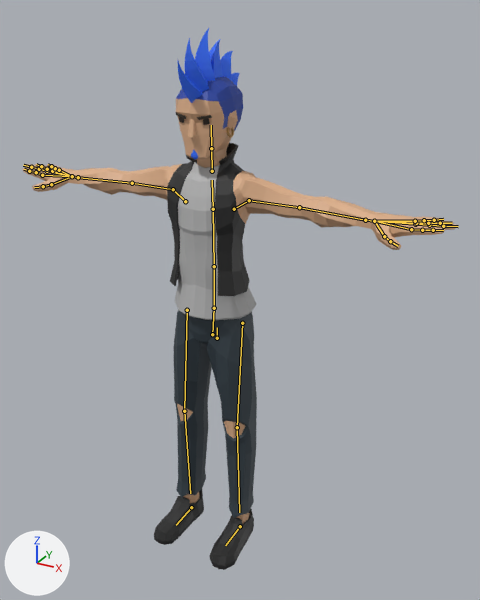
The glTF model js/models/avatars/club-crowd-m5.glb as it was, and as the next commit left it.
Rendered twice from a 50 mm lens placed at (1.172, -1.978, 2.021), pointed at (0.106, -0.039, 1.052). The lights are fixed; the arrows at lower left show +X, +Y and +Z. The first picture is the older version. The bones that change, and the others that lie on the model, are drawn over the model as lines.

The first picture shows 'Punk_Body'.
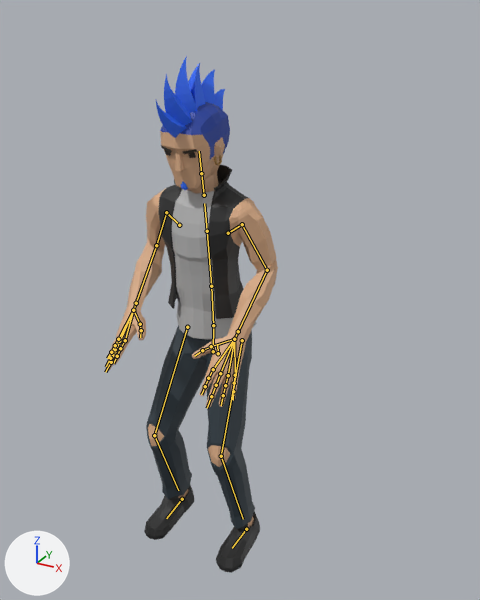
The newer file adds an action. The first version stands in its rest pose; the second is drawn at frame 11 of the action 'Groove_SideTap'.

Patch to the scene script:
```diff
--- a/js/models/avatars/club-crowd-m5.glb.py
+++ b/js/models/avatars/club-crowd-m5.glb.py
@@ bone_body @@
 bone_body = bpy.data.objects['CharacterArmature'].pose.bones['Body']  # child of 'Root'
-bone_body.location = (0.0, 0.0, 0.0)
-bone_body.rotation_quaternion = (1.0, 0.0, 0.0, 0.0)  # degrees (0, 0, 0)
+bone_body.location = (0.004, -0.067, 0.0)
+bone_body.rotation_quaternion = (0.999, 0.039, -0.004, 0.004)  # degrees (4, 0, 0)
@@ bone_neck @@
 bone_neck = bpy.data.objects['CharacterArmature'].pose.bones['Neck']  # child of 'Chest'
-bone_neck.rotation_quaternion = (1.0, 0.0, 0.0, 0.0)  # degrees (0, 0, 0)
+bone_neck.rotation_quaternion = (1.0, 0.015, -0.004, 0.001)  # degrees (2, 0, 0)
@@ bone_head @@
 bone_head = bpy.data.objects['CharacterArmature'].pose.bones['Head']  # child of 'Neck'
-bone_head.rotation_quaternion = (1.0, 0.0, 0.0, 0.0)  # degrees (0, 0, 0)
+bone_head.rotation_quaternion = (1.0, 0.022, -0.005, 0.001)  # degrees (3, -1, 0)
@@ bone_upperarm_l @@
 bone_upperarm_l = bpy.data.objects['CharacterArmature'].pose.bones['UpperArm.L']  # child of 'Shoulder.L'
-bone_upperarm_l.rotation_quaternion = (1.0, 0.0, 0.0, 0.0)  # degrees (0, 0, 0)
+bone_upperarm_l.rotation_quaternion = (0.841, -0.531, -0.041, 0.1)  # degrees (-64, 2, 12)
@@ bone_lowerarm_l @@
 bone_lowerarm_l = bpy.data.objects['CharacterArmature'].pose.bones['LowerArm.L']  # child of 'UpperArm.L'
-bone_lowerarm_l.rotation_quaternion = (1.0, 0.0, 0.0, 0.0)  # degrees (0, 0, 0)
+bone_lowerarm_l.rotation_quaternion = (0.8, -0.121, 0.37, -0.456)  # degrees (-37, 29, -69)
@@ bone_wrist_l @@
 bone_wrist_l = bpy.data.objects['CharacterArmature'].pose.bones['Wrist.L']  # child of 'LowerArm.L'
-bone_wrist_l.rotation_quaternion = (1.0, 0.0, 0.0, 0.0)  # degrees (0, 0, 0)
+bone_wrist_l.rotation_quaternion = (0.999, -0.011, -0.022, -0.039)  # degrees (-1, -3, -4)
@@ bone_upperarm_r @@
 bone_upperarm_r = bpy.data.objects['CharacterArmature'].pose.bones['UpperArm.R']  # child of 'Shoulder.R'
-bone_upperarm_r.rotation_quaternion = (1.0, 0.0, 0.0, 0.0)  # degrees (0, 0, 0)
+bone_upperarm_r.rotation_quaternion = (-0.858, 0.496, -0.041, 0.128)  # degrees (-60, -3, -15)
@@ bone_lowerarm_r @@
 bone_lowerarm_r = bpy.data.objects['CharacterArmature'].pose.bones['LowerArm.R']  # child of 'UpperArm.R'
-bone_lowerarm_r.rotation_quaternion = (1.0, 0.0, 0.0, 0.0)  # degrees (0, 0, 0)
+bone_lowerarm_r.rotation_quaternion = (-0.772, 0.117, 0.369, -0.504)  # degrees (-38, -27, 76)
@@ bone_wrist_r @@
 bone_wrist_r = bpy.data.objects['CharacterArmature'].pose.bones['Wrist.R']  # child of 'LowerArm.R'
-bone_wrist_r.rotation_quaternion = (1.0, 0.0, 0.0, 0.0)  # degrees (0, 0, 0)
+bone_wrist_r.rotation_quaternion = (-0.999, 0.01, -0.02, -0.039)  # degrees (-1, 2, 4)
@@ bone_upperleg_l @@
 bone_upperleg_l = bpy.data.objects['CharacterArmature'].pose.bones['UpperLeg.L']  # child of 'Body'
-bone_upperleg_l.rotation_quaternion = (1.0, 0.0, 0.0, 0.0)  # degrees (0, 0, 0)
+bone_upperleg_l.rotation_quaternion = (0.979, -0.012, -0.005, 0.204)  # degrees (-1, 0, 24)
@@ bone_lowerleg_l @@
 bone_lowerleg_l = bpy.data.objects['CharacterArmature'].pose.bones['LowerLeg.L']  # child of 'UpperLeg.L'
-bone_lowerleg_l.rotation_quaternion = (1.0, 0.0, 0.0, 0.0)  # degrees (0, 0, 0)
+bone_lowerleg_l.rotation_quaternion = (-0.951, -0.31, -0.007, 0.001)  # degrees (36, 1, 0)
@@ bone_upperleg_r @@
 bone_upperleg_r = bpy.data.objects['CharacterArmature'].pose.bones['UpperLeg.R']  # child of 'Body'
-bone_upperleg_r.rotation_quaternion = (1.0, 0.0, 0.0, 0.0)  # degrees (0, 0, 0)
+bone_upperleg_r.rotation_quaternion = (-0.967, 0.028, 0.004, 0.252)  # degrees (-3, -1, -29)
@@ bone_lowerleg_r @@
 bone_lowerleg_r = bpy.data.objects['CharacterArmature'].pose.bones['LowerLeg.R']  # child of 'UpperLeg.R'
-bone_lowerleg_r.rotation_quaternion = (1.0, 0.0, 0.0, 0.0)  # degrees (0, 0, 0)
+bone_lowerleg_r.rotation_quaternion = (0.922, 0.386, -0.014, 0.002)  # degrees (45, -2, 0)
@@ bone_foot_l @@
 bone_foot_l = bpy.data.objects['CharacterArmature'].pose.bones['Foot.L']  # child of 'Root'
-bone_foot_l.location = (0.0, 0.0, 0.0)
+bone_foot_l.location = (0.03, 0.0, 0.0)
@@ bone_foot_r @@
 bone_foot_r = bpy.data.objects['CharacterArmature'].pose.bones['Foot.R']  # child of 'Root'
-bone_foot_r.location = (0.0, 0.0, 0.0)
-bone_foot_r.rotation_quaternion = (1.0, 0.0, 0.0, 0.0)  # degrees (0, 0, 0)
+bone_foot_r.location = (-0.046, 0.004, -0.032)
+bone_foot_r.rotation_quaternion = (0.998, 0.063, 0.0, 0.0)  # degrees (7, 0, 0)
```

Where the change shows, as pixel boxes [x1, y1, x2, y2] in the pictures (480 x 600 px):
'Punk_Body', posed (60% narrower): before [22, 28, 457, 570]; after [105, 56, 278, 573]
bone 'Body', root to tip: before (217, 338) to (217, 327); after (218, 353) to (217, 344)
bone 'Neck', root to tip: before (212, 171) to (211, 148); after (204, 195) to (201, 173)
bone 'Head', root to tip: before (211, 148) to (211, 125); after (201, 173) to (199, 151)
bone 'UpperArm.L', root to tip: before (249, 200) to (299, 207); after (242, 224) to (267, 270)
bone 'LowerArm.L', root to tip: before (299, 207) to (365, 220); after (267, 270) to (238, 331)
bone 'Wrist.L', root to tip: before (365, 220) to (374, 221); after (238, 331) to (234, 339)
bone 'UpperArm.R', root to tip: before (173, 189) to (132, 183); after (166, 212) to (156, 245)
bone 'LowerArm.R', root to tip: before (132, 183) to (78, 177); after (156, 245) to (136, 303)
bone 'Wrist.R', root to tip: before (78, 177) to (72, 176); after (136, 303) to (133, 310)
bone 'UpperLeg.L', root to tip: before (242, 323) to (237, 427); after (242, 340) to (221, 456)
bone 'LowerLeg.L', root to tip: before (237, 427) to (239, 512); after (221, 456) to (243, 519)
bone 'UpperLeg.R', root to tip: before (187, 310) to (184, 411); after (187, 327) to (154, 435)
bone 'LowerLeg.R', root to tip: before (184, 411) to (190, 493); after (154, 435) to (178, 490)
bone 'Foot.L', root to tip: before (240, 526) to (225, 545); after (246, 529) to (232, 548)
bone 'Foot.R', root to tip: before (191, 507) to (176, 525); after (182, 499) to (166, 518)
